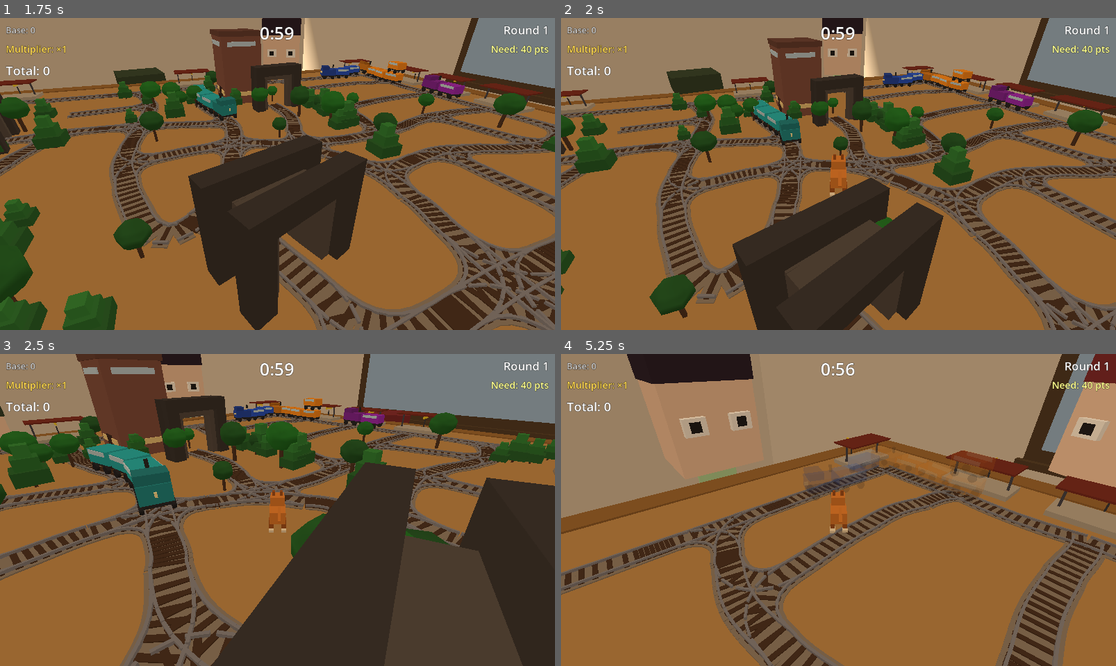
Above: before the commit, frames 1-4 (two rows, left to right).
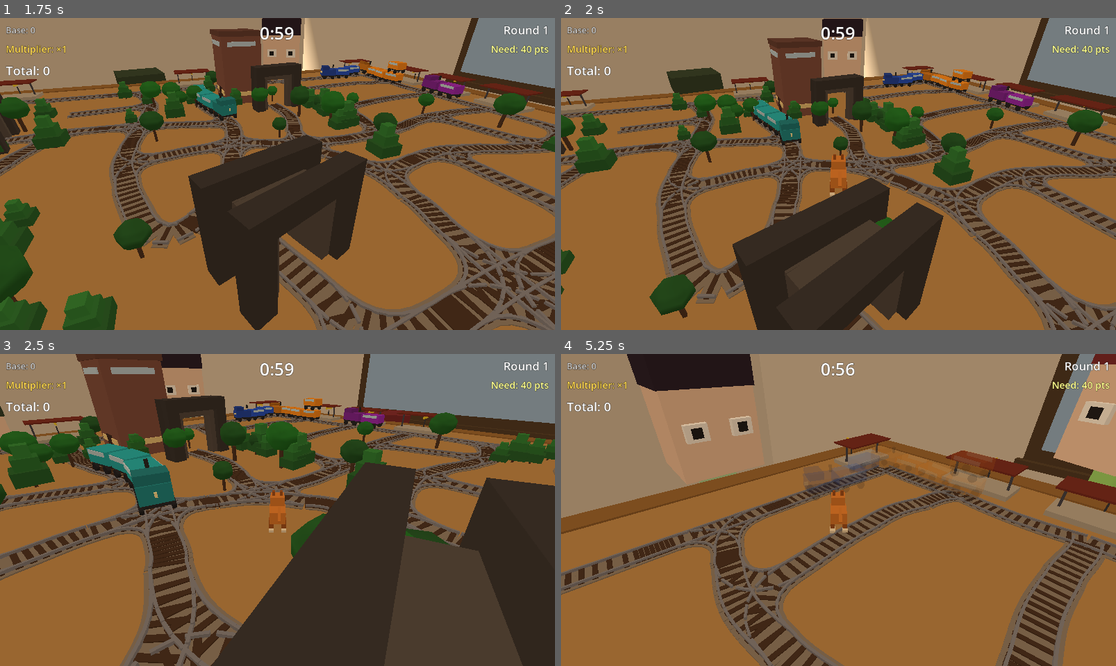
Above: after the commit, the same moments.

Repository: bobgar/Train-Cats
Game: Godot game, scene res://scenes/main.tscn
Same seed, same stepped clock (60 frames per second), same inputs: the game is played once before the commit and once after it.
Inputs (mouse positions are in pixels of both pictures, inside the frame that each line leads up to):
- Up to frame 1 (1.75 s): tap Space at 0.5, 0.77, 1.52 s; move the mouse to (399, 158) at 0.52 s; hold D 0.53-1.28 s; tap E at 0.6 s; click (399, 158) at 0.67 s; move the mouse to (249, 174) at 1.27 s; hold W from 1.28 s (still down); tap Shift at 1.35 s
- Up to frame 2 (2 s): keep holding W
- Up to frame 3 (2.5 s): keep holding W; move the mouse to (288, 503) at 2.02 s; tap E at 2.1 s
- Up to frame 4 (5.25 s): keep holding W; move the mouse to (832, 516) at 2.77 s; tap Shift at 2.85, 4.35 s; click (832, 516) at 2.92 s; tap Space at 3.02, 3.77, 4.52 s; move the mouse to (877, 513) at 3.52 s; tap E at 3.6, 5.1 s; move the mouse to (794, 506) at 4.27 s; move the mouse to (844, 510) at 5.02 s; click (844, 510) at 5.17 s

Frame 1 is identical in both runs. In frame 2, 0.2% of the frame differs, in the area x 47-55%, y 0-19%; in frame 3, 0.2%; in frame 4, 2.4%, in the area x 13-100%, y 3-43%.

Commit message:
More code updated

Diff:
--- a/scripts/cafe_customer.gd
+++ b/scripts/cafe_customer.gd
@@ -11,8 +11,8 @@
 enum State { IDLE, RISING, WATCHING, SINKING }
 
 const HIDE_Y     := -8.0   # fully below table surface (2x head: top at y=6.1, so -8+6.1=-1.9)
-const SHOW_Y     :=  1.0   # fully risen — head clears table edge
-const SHOW_y_VARIANCE := .4
+const SHOW_Y     :=  0.6   # fully risen — head clears table edge
+const SHOW_y_VARIANCE := 1.8
 const RISE_SPEED := 4.5    # units/sec — ~1.8s over 8-unit travel
 const SINK_SPEED := 3.5
 const WATCH_TIME := 20.0
@@ -31,6 +31,7 @@
 var _rng := RandomNumberGenerator.new()
 var _x_eye_bars: Array = []          # cached X-eye bar nodes (created on first hit, reused after)
 var _stars_node: CPUParticles3D = null   # cached star particles (restarted on reuse)
+var _show_y: float = 0.0
 
 # ---------------------------------------------------------------------------
 # Setup
@@ -43,6 +44,7 @@
 	position.y = HIDE_Y
 	_build_body()
 	_build_hit_area()
+	_show_y = SHOW_Y + randf_range(0, SHOW_y_VARIANCE)
 
 ## Re-activates a pooled customer at a new position.  Never creates new nodes.
 func reuse(new_pos: Vector3, face_dir: Vector3) -> void:
@@ -173,10 +175,10 @@
 		State.IDLE:
 			pass
 		State.RISING:
-			position.y = move_toward(position.y, SHOW_Y, RISE_SPEED * delta)
+			position.y = move_toward(position.y, _show_y, RISE_SPEED * delta)
 			_update_head_tracking()
-			if absf(position.y - SHOW_Y) < 0.05:
-				position.y = SHOW_Y
+			if absf(position.y - _show_y) < 0.05:
+				position.y = _show_y
 				_state = State.WATCHING
 				_watch_timer = WATCH_TIME
 		State.WATCHING:
Not shown, added: autoloads/GameConstants.gd.uid
Not shown, added: autoloads/MeshBuilder.gd.uid
Not shown, added: autoloads/UIBuilder.gd.uid
Not shown, added: i18n/en.csv.import
Not shown, added: tests/test_round_requirements.gd.uid
Not shown, added: tests/test_runner.gd.uid
Not shown, added: tests/test_score_accumulation.gd.uid
Not shown, added: tests/test_ui_builder.gd.uid
Not shown, added: tests/test_view_cone.gd.uid
